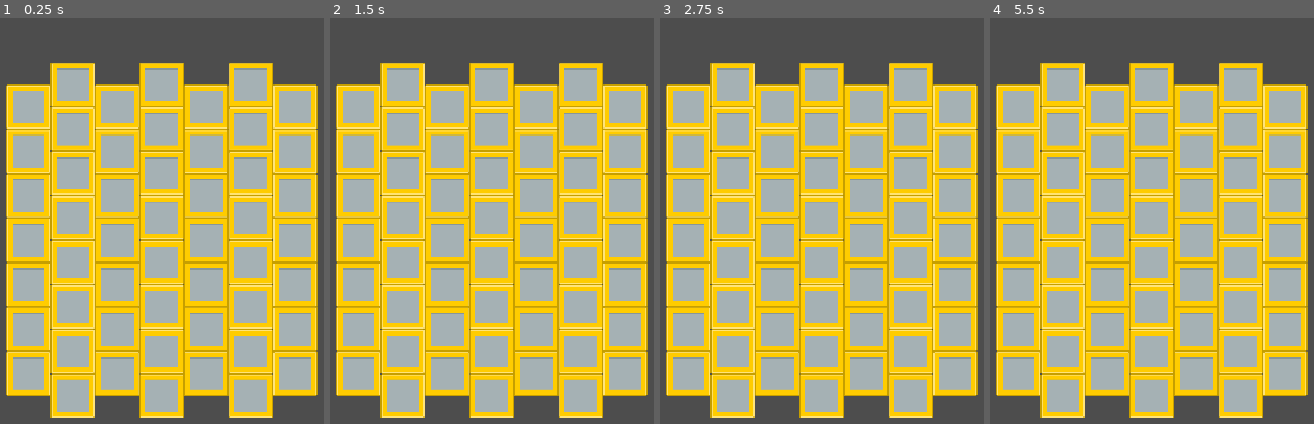
Above: before the commit, frames 1-4 (left to right).
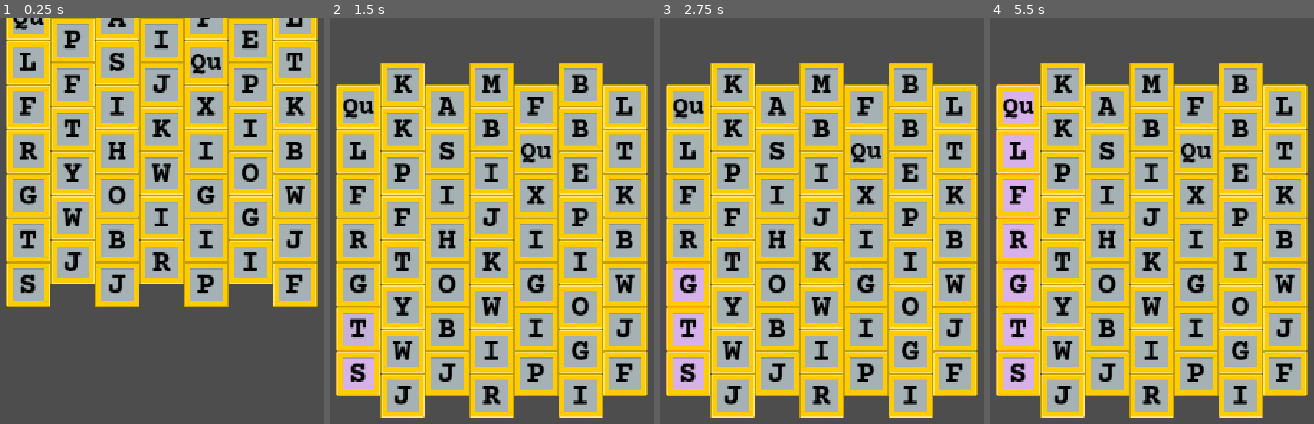
Above: after the commit, the same moments.

Repository: Kurrahman/kutubuku-godot
Game: Godot game, scene res://scenes/Game.tscn
Two runs of this game, one before a commit and one after it. Both use one fixed random seed, a clock stepped at 60 frames per second and the inputs below.
Inputs (mouse positions are in pixels of both pictures, inside the frame that each line leads up to):
- Up to frame 1 (0.25 s): no input
- Up to frame 2 (1.5 s): move the mouse to (359, 375) at 0.52 s; click (359, 375) at 0.67 s; tap Enter at 1.25 s; move the mouse to (359, 330) at 1.27 s; click (359, 330) at 1.42 s
- Up to frame 3 (2.75 s): tap Space at 2 s; move the mouse to (689, 285) at 2.02 s; click (689, 285) at 2.17 s
- Up to frame 4 (5.5 s): tap Enter at 2.75, 4.25 s; move the mouse to (1019, 241) at 2.77 s; click (1019, 241) at 2.92 s; tap Space at 3.5, 5 s; move the mouse to (1019, 196) at 3.52 s; click (1019, 196) at 3.67 s; move the mouse to (1019, 151) at 4.27 s; click (1019, 151) at 4.42 s; move the mouse to (1019, 107) at 5.02 s; click (1019, 107) at 5.17 s

The runs differ from the first frame. In frame 1, 45% of the frame differs, in the area x 1-99%, y 0-99%; in frame 2, 10%; in frame 3, 11%; in frame 4, 14%.

Commit message:
add tile interactions

Diff:
--- a/game-components/Tile.tscn
+++ b/game-components/Tile.tscn
@@ -2,9 +2,13 @@
 
 [ext_resource type="Texture2D" uid="uid://c5i0fq7p0kk42" path="res://assets/letter.png" id="1_j13wd"]
 [ext_resource type="Script" uid="uid://ckmlk6kd0o437" path="res://scripts/tile.gd" id="1_ueedy"]
+[ext_resource type="FontFile" uid="uid://xsv5kaod5wnw" path="res://assets/fonts/CourierPrime-Bold.ttf" id="3_3njqm"]
 
 [sub_resource type="RectangleShape2D" id="RectangleShape2D_ogq8d"]
 size = Vector2(64, 64)
+
+[sub_resource type="CircleShape2D" id="CircleShape2D_bhunq"]
+radius = 64.0
 
 [node name="Tile" type="Area2D" unique_id=293534457]
 script = ExtResource("1_ueedy")
@@ -16,4 +20,27 @@
 [node name="CollisionShape2D" type="CollisionShape2D" parent="." unique_id=1487591150]
 shape = SubResource("RectangleShape2D_ogq8d")
 
+[node name="Label" type="Label" parent="." unique_id=1819279132]
+anchors_preset = 8
+anchor_left = 0.5
+anchor_top = 0.5
+anchor_right = 0.5
+anchor_bottom = 0.5
+offset_left = -24.0
+offset_top = -24.0
+offset_right = 24.0
+offset_bottom = 28.0
+grow_horizontal = 2
+grow_vertical = 2
+theme_override_colors/font_color = Color(0, 0, 0, 1)
+theme_override_fonts/font = ExtResource("3_3njqm")
+theme_override_font_sizes/font_size = 45
+horizontal_alignment = 1
+vertical_alignment = 1
+
+[node name="SearchArea" type="Area2D" parent="." unique_id=1098772503]
+
+[node name="CollisionShape2D" type="CollisionShape2D" parent="SearchArea" unique_id=347414589]
+shape = SubResource("CircleShape2D_bhunq")
+
 [connection signal="input_event" from="." to="." method="_on_input_event"]
--- a/scripts/board.gd
+++ b/scripts/board.gd
@@ -2,7 +2,7 @@
 
 var columns = []
 var column_heights = [7,8,7,8,7,8,7]
-var selected_word = ''
+var selected_tiles = []
 
 # Called when the node enters the scene tree for the first time.
 func _ready() -> void:
@@ -14,9 +14,58 @@
 
 # Called every frame. 'delta' is the elapsed time since the previous frame.
 func _process(delta: float) -> void:
+	pass
+
+func get_selected_word() -> String:
+	var output = ''
+	for t in selected_tiles:
+		output += t.letter
+	return output
+
+func remove_tile(tile):
+	for column in self.columns:
+		column.remove_tile(tile)
+
+func fill_board():
 	for column in columns:
 		column.fill_column()
 
+func collapse_board():
+	for column in self.columns:
+		column.collapse_column()
+
+func get_wait_duration():
+	var max_tile_in_column = 0
+	for column in columns:
+		if (column.stack.back() in self.selected_tiles): continue
+		var n = column.stack.reduce(
+			func(accum, tile):
+				return accum + (1 if tile in self.selected_tiles else 0),
+			0
+		)
+		if (n > max_tile_in_column): max_tile_in_column = n
+	return max_tile_in_column * 0.1
+
 func _on_tile_clicked(tile):
-	selected_word += tile.letter
-	print(selected_word)
+	var last_tile = self.selected_tiles.back()
+	if last_tile == tile:
+		var duration = get_wait_duration()
+		for t in self.selected_tiles:
+			remove_tile(t)
+		collapse_board()
+		await get_tree().create_timer(duration).timeout
+		fill_board()
+		return
+
+	if last_tile != null and not tile.is_selected:
+		if not last_tile.is_neighbor(tile):
+			return
+
+	if (tile not in selected_tiles):
+		tile.select()
+		self.selected_tiles.append(tile)
+	else:
+		var idx = self.selected_tiles.find(tile)
+		for i in range(len(self.selected_tiles) - idx):
+			self.selected_tiles[idx].unselect()
+			self.selected_tiles.remove_at(idx)
--- a/scripts/column.gd
+++ b/scripts/column.gd
@@ -34,5 +34,14 @@
 			add_child(new_tile)
 			new_tile.move_to(end_y)
 
+func collapse_column():
+	for i in len(stack):
+		stack[i].move_to(-(tile_height * i))
+
+func remove_tile(tile):
+	if tile not in stack: return
+	stack.remove_at(stack.find(tile))
+	tile.queue_free()
+
 func _on_tile_clicked(tile):
 	tile_clicked.emit(tile)
--- a/scripts/tile.gd
+++ b/scripts/tile.gd
@@ -1,24 +1,50 @@
 extends Area2D
 
 signal tile_clicked()
+
+@onready var sprite: Sprite2D = $Sprite
+@onready var text: Label = $Label
+@onready var search_area: Area2D = $SearchArea
+@onready var is_selected = false
 var letter
 # Called when the node enters the scene tree for the first time.
+
+func is_q(letter) -> bool:
+	return letter == "Qu"
+
 func _ready() -> void:
 	self.letter = Utils.random_letter()
-	pass
+	self.text.text = self.letter
+	if (is_q(self.letter)):
+		self.text.add_theme_font_size_override("font_size", 38)
 
 
 # Called every frame. 'delta' is the elapsed time since the previous frame.
 func _process(delta: float) -> void:
 	pass
 
+func unselect():
+	self.is_selected = false
+	var tween = create_tween()
+	tween.tween_property(sprite, "modulate", Color(1, 1, 1, 1), 0.1)
+
+func select():
+	self.is_selected = true
+	var tween = create_tween()
+	tween.tween_property(sprite, "modulate", Color(1.3, 1, 1.3, 1.0), 0.1)
+
+func is_neighbor(tile) -> bool:
+	var neighbors = $SearchArea.get_overlapping_areas()
+	return tile in neighbors
 
 func _on_input_event(viewport: Node, event: InputEvent, shape_idx: int) -> void:
-	if event is InputEventMouseButton:
-		if event.button_index == MOUSE_BUTTON_LEFT and event.pressed:
-			tile_clicked.emit(self)
-
+	if event is not InputEventMouseButton:
+		return
+	if event.button_index == MOUSE_BUTTON_LEFT and event.pressed :
+		tile_clicked.emit(self)
 
 func move_to(y: int):
 	var tween = create_tween()
-	tween.tween_property(self, "position", Vector2(self.position.x, y), 0.2)
+	var duration = 0.1 * abs(self.position.y - y) / 128
+	print(duration)
+	tween.tween_property(self, "position", Vector2(self.position.x, y), duration)
Binary file added: assets/fonts/CourierPrime-Bold.ttf
Not shown, added: assets/fonts/CourierPrime-Bold.ttf.import
Binary file added: assets/fonts/CourierPrime-BoldItalic.ttf
Not shown, added: assets/fonts/CourierPrime-BoldItalic.ttf.import
Binary file added: assets/fonts/CourierPrime-Italic.ttf
Not shown, added: assets/fonts/CourierPrime-Italic.ttf.import
Binary file added: assets/fonts/CourierPrime-Regular.ttf
Not shown, added: assets/fonts/CourierPrime-Regular.ttf.import
